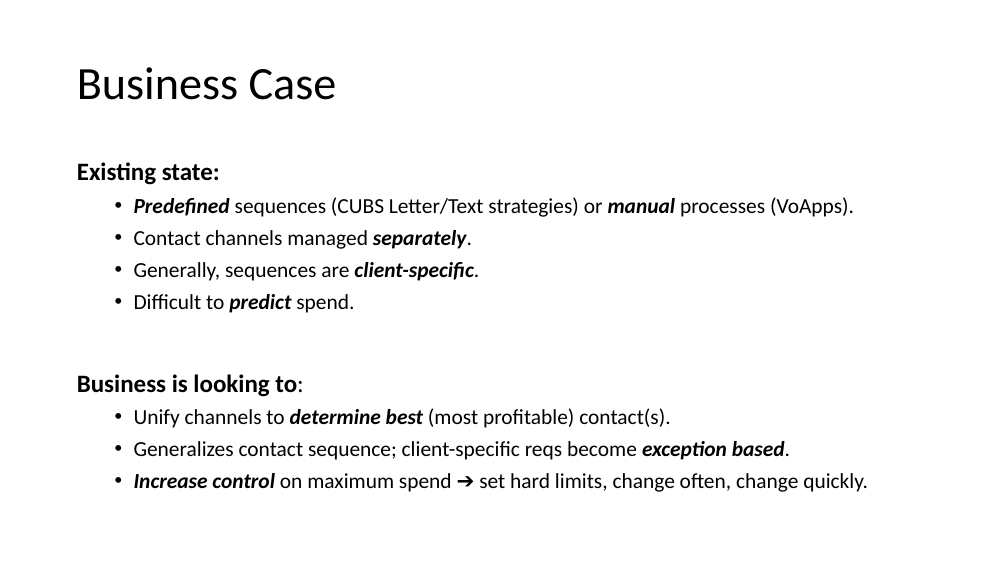
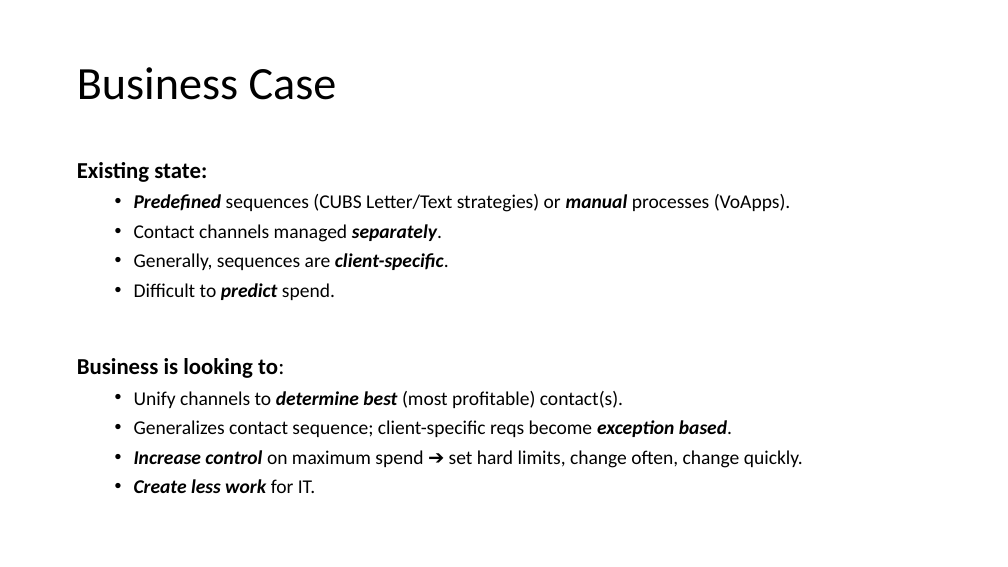
Before and after one commit to jasonchang2018/hh_hermes, a slide deck: slide 3 of doc/hermes-20230926.pptx. Drawn at 1008x567 pixels with LibreOffice and Linux fonts; fonts in the diff are those of the drawing. Boxes give left, top, right and bottom in pixels: in the first picture for what was removed or moved away, otherwise in the second. Text is boxed around its words. In the diff, an @@ line names an element or a change of style, - is before the commit and + after.

```diff
--- a/doc/hermes-20230926.pptx
+++ b/doc/hermes-20230926.pptx
@@ text at (x1=77, y1=162, x2=803, y2=468): size 23.8 to 21.7 pt in "Existing state:", "Business is looking to:"; size 20.4 to 18.6 pt in "Predefined sequences (CUBS Letter/Text strategies) or manual ...", "Contact channels managed separately.", "Generally, sequences are client-specific.", "Difficult to predict spend." and 3 more places @@
@@ text at (x1=134, y1=479, x2=315, y2=493): paragraph added @@
+  • Create less work for IT.
```
Also in this commit, not shown: 3 other slides changed, 3 other files.
